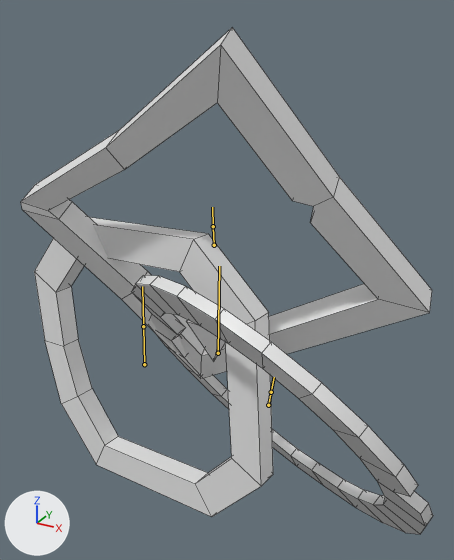
An edit to the FBX model UnityAssetburst/Assets/Cloudburst/Items/Earrings/RINGSNEW.fbx, drawn before and after from the same camera.
Rendered twice from a 50 mm lens placed at (2.14, -3.26, 3.31), pointed at (0.42, -0.14, 1.74). Every picture has the same lights, and +X, +Y and +Z are marked at lower left. Both versions are drawn at frame 27 of the action 'Armature|ArmatureAction'; the numbers are the values there. The bones that bend it are drawn over the model as lines. Mesh edges are drawn as thin lines.
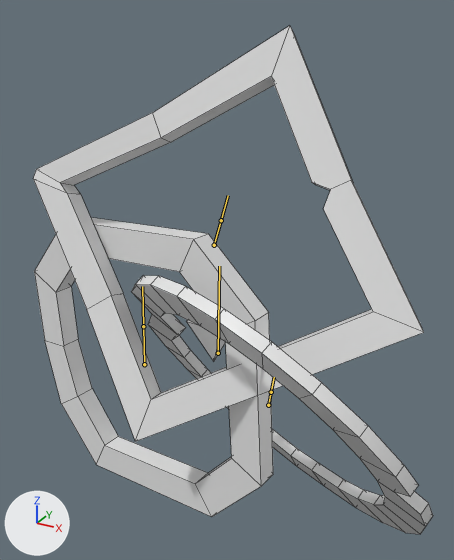
Location of each change, [x1, y1, x2, y2] in pixels of the pictures (454 x 560 px):
'Cube', posed: before [21, 28, 433, 534]; after [33, 26, 433, 534]
bone 'Bone.002', root to tip: before (214, 245) to (213, 226); after (214, 245) to (221, 220)

Patch to the scene script:
```diff
--- a/UnityAssetburst/Assets/Cloudburst/Items/Earrings/RINGSNEW.fbx.py
+++ b/UnityAssetburst/Assets/Cloudburst/Items/Earrings/RINGSNEW.fbx.py
@@ bone_bone_002 @@
 bone_bone_002 = bpy.data.objects['Armature'].pose.bones['Bone.002']  # child of 'Bone.003'
-bone_bone_002.rotation_quaternion = (0.985, 0.144, 0.019, -0.092)  # degrees (16, 4, -10)
+bone_bone_002.rotation_quaternion = (0.974, -0.212, 0.012, -0.08)  # degrees (-25, -1, -9)
```
